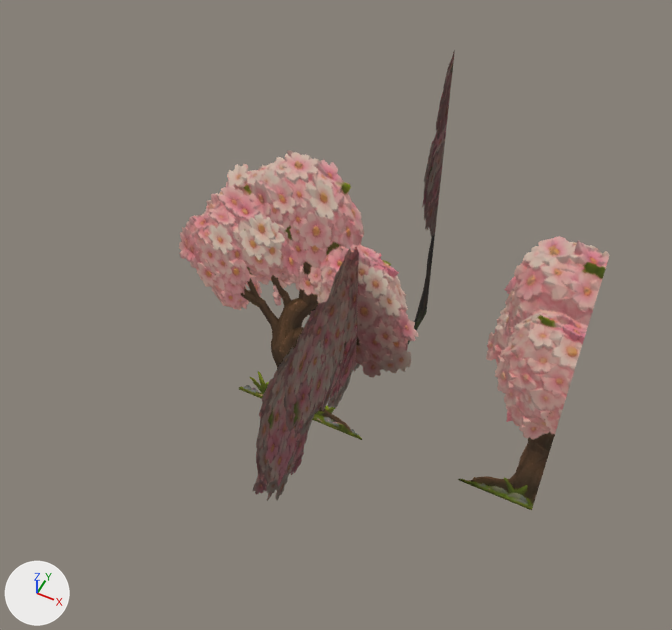
The glTF model public/models/props/impostor/tree-sakura.glb, before and after one commit.
One viewpoint serves both versions: a 50 mm camera at (1.17, -2.57, 3.22) aimed at (-0.1, -0.01, 0.03). Arrows for +X, +Y and +Z are at lower left; the lights stay in place. The older version comes first.
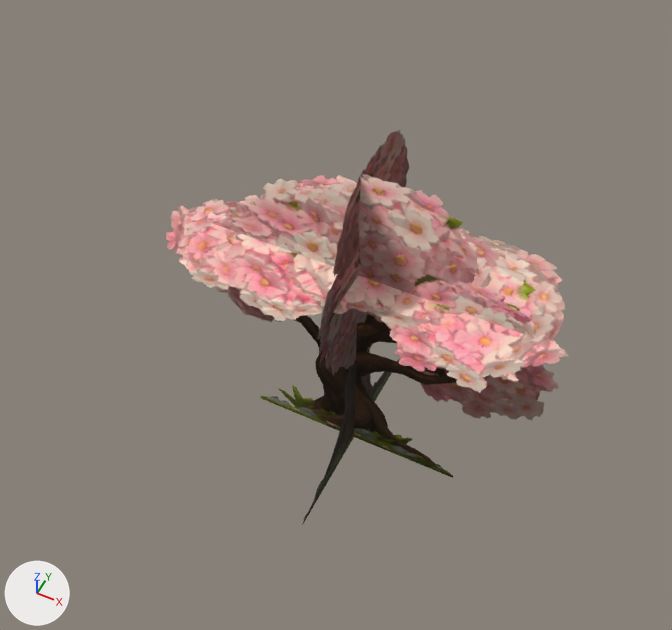
Where the change shows, as pixel boxes [x1, y1, x2, y2] in the pictures (672 x 630 px):
'Mesh_0', reshaped: before [179, 50, 610, 510]; after [165, 130, 569, 525]
part 1 of me_mesh_0, added (pink): after [165, 175, 569, 393]
part 2 of me_mesh_0, surface changed (brown to pink): before [179, 50, 610, 510]; after [182, 130, 559, 525]

Diff of the bpy script that builds the scene:
```diff
--- a/public/models/props/impostor/tree-sakura.glb.py
+++ b/public/models/props/impostor/tree-sakura.glb.py
@@ me_mesh_0 @@
 # used by ob_mesh_0; location = (0.0, 0.0, 0.0)
 # verts and faces of me_mesh_0; kept vertices keep their numbers, new ones are numbered from 8
-me_mesh_0.from_pydata(...)  # 8 vertices, 4 faces; spans x -0.99..0.98, y -0.99..0.99, z -0.99..0.98
+me_mesh_0.from_pydata(...)  # 12 vertices, 6 faces; spans x -0.99..0.98, y -0.99..0.99, z -0.99..0.98
+# me_mesh_0 part 1
+verts[8] = (-0.99, 0.99, 0.32)
+verts[9] = (0.98, 0.99, 0.32)
+verts[10] = (0.98, -0.99, 0.32)
+verts[11] = (-0.99, -0.99, 0.32)
+faces += [(8, 10, 9), (8, 11, 10)]
+# me_mesh_0 part 2: 4 kept faces spanning x -0.99..0.98, y -0.99..0.99, z -0.99..0.98 get new texture (UV) coordinates
 me_mesh_0.materials.append(mat_material_0)
```
